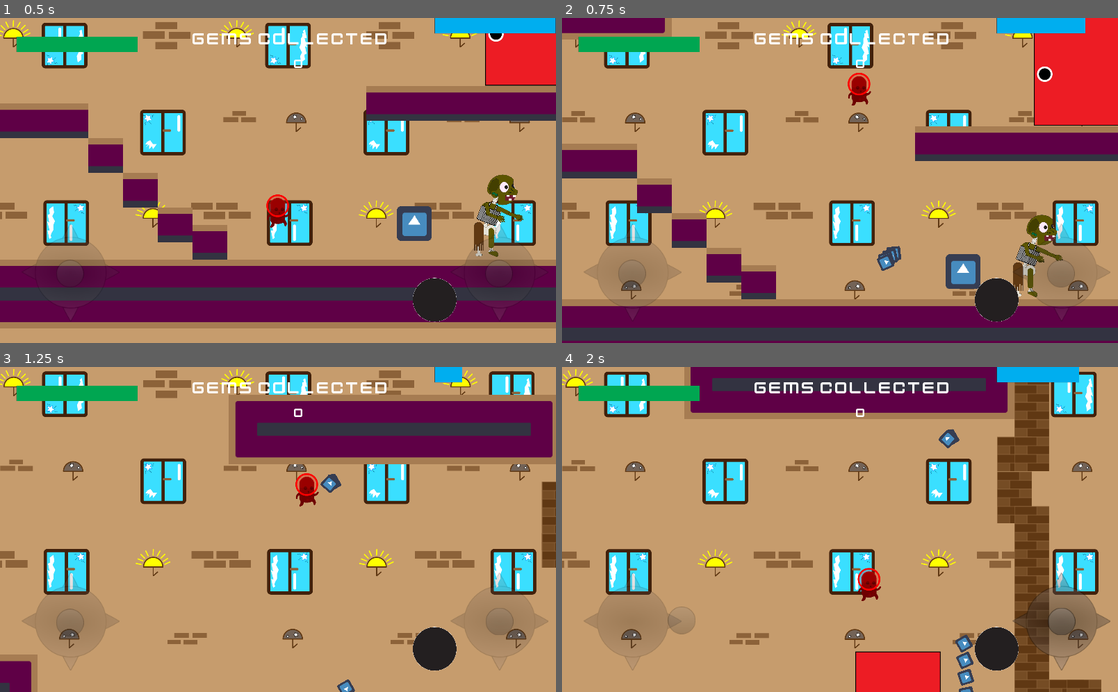
Above: before the commit, frames 1-4 (two rows, left to right).
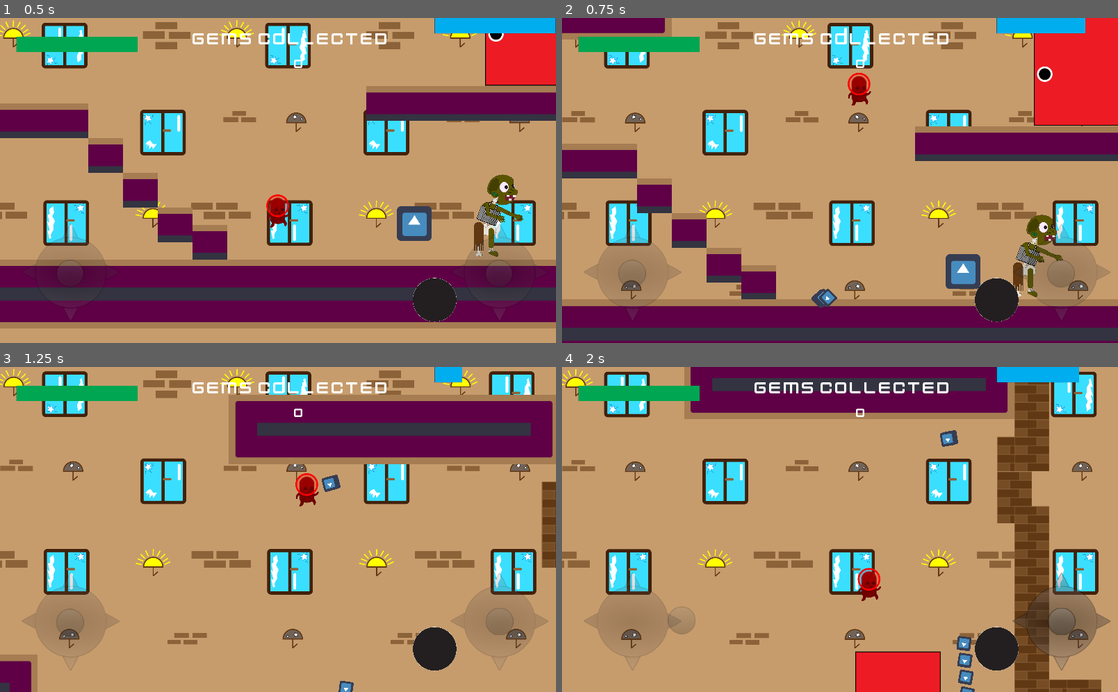
Above: after the commit, the same moments.

Repository: Tomisin127/Enigmatic-Games
Game: Godot game, scene res://scenes/level1.tscn
Same seed, same stepped clock (60 frames per second), same inputs: the game is played once before the commit and once after it. The engine's default icon, where the game draws it, is replaced by a stand-in: a white triangle on a blue panel in a dark square.
Inputs (mouse positions are in pixels of both pictures, inside the frame that each line leads up to):
- Up to frame 1 (0.5 s): no input
- Up to frame 2 (0.75 s): tap Enter (ui_accept) at 0.5 s; move the mouse to (962, 164) at 0.52 s; hold Right (ui_right) from 0.53 s (still down); hold Home (ui_home) from 0.53 s (still down); click (962, 164) at 0.67 s
- Up to frame 3 (1.25 s): keep holding Right (ui_right); keep holding Home (ui_home); tap Enter (ui_accept) at 0.77, 0.8, 1.07 s
- Up to frame 4 (2 s): release Right (ui_right) at 1.25 s; release Home (ui_home) at 1.25 s; drag from (728, 545) to (906, 688) at 1.27 s

Frame 1 is identical in both runs. In frame 2, 0.4% of the frame differs, in the area x 44-61%, y 70-90%; in frame 3, 0.1%; in frame 4, 0.3%.

Commit message:
shoot analog updates
player bullet now looks at the shoot analog drag direction to travel

Diff:
--- a/heights_of_glory/heights_of_glory/scenes/level1.tscn
+++ b/heights_of_glory/heights_of_glory/scenes/level1.tscn
@@ -40,7 +40,6 @@
 script = ExtResource( 1 )
 
 [node name="ParallaxBackground" type="ParallaxBackground" parent="."]
-editor/display_folded = true
 scroll_ignore_camera_zoom = true
 
 [node name="ParallaxLayer" type="ParallaxLayer" parent="ParallaxBackground"]
--- a/heights_of_glory/heights_of_glory/scripts/enemy.gd
+++ b/heights_of_glory/heights_of_glory/scripts/enemy.gd
@@ -125,7 +125,7 @@
 	shoot()
 	#pass # Replace with function body.
 
-
+#enemy is damaged by the player bullet
 func enemy_take_damage(hit:int):
 	if is_alive():
 		enemy_health -= hit
@@ -173,6 +173,7 @@
 	if not is_alive():
 		disintegrate()
 	pass
+
 
 func enemy_jump_over_boxes(box_collision):
 	if box_collide==true:
--- a/heights_of_glory/heights_of_glory/scripts/global.gd
+++ b/heights_of_glory/heights_of_glory/scripts/global.gd
@@ -12,6 +12,8 @@
 #player skills
 var magnum_skills:int = 0
 
-var enemy_damage_to_player: int =200
+var enemy_damage_to_player: int =100
 
 var player_damage_to_enemy:int =70
+
+var shoot_position
--- a/heights_of_glory/heights_of_glory/scripts/hud.gd
+++ b/heights_of_glory/heights_of_glory/scripts/hud.gd
@@ -8,4 +8,4 @@
 func health_change(health: int):
 	$CanvasLayer/Control/player_health/health_tween.interpolate_property($CanvasLayer/Control/player_health,"value",$CanvasLayer/Control/player_health.value,health,3,Tween.TRANS_LINEAR,Tween.EASE_IN)
 	$CanvasLayer/Control/player_health/health_tween.start()
-	print("change in health",health)
+	#print("change in health",health)
--- a/heights_of_glory/heights_of_glory/scripts/level1.gd
+++ b/heights_of_glory/heights_of_glory/scripts/level1.gd
@@ -13,7 +13,7 @@
 
 
 func _ready():
-	#connect the signal that will flip the sprite when the analogy is moved
+
 
 	_on_gem_spawn_time_timeout()
 
--- a/heights_of_glory/heights_of_glory/scripts/player.gd
+++ b/heights_of_glory/heights_of_glory/scripts/player.gd
@@ -8,8 +8,7 @@
 var screensize
 export var speed = 400
 
-#getting the player_bullet_class
-var t = player_bullet_class.new()
+
 
 var wait_timer= 0
 
@@ -78,6 +77,7 @@
 	connect("sg_player_dead",get_parent(),"revive_player")
 	connect("sg_health_change",get_parent().get_node("hud"),"health_change")
 
+	#set the health to 5000 at the beginning of the game
 	emit_signal("sg_health_change",player_health)
 
 
@@ -132,6 +132,9 @@
 		elif joystick_direction.x  == -1:
 			acceleration.x -= ACCEL
 			get_node("sprite").flip_h =1
+
+		#elif joystick_direction.y ==-1:
+			#acceleration.y =JUMP_HEIGHT
 
 
 
@@ -286,16 +289,17 @@
 		var b= player_bullet.instance()
 		player_bullet_container.add_child(b)
 
-		if $sprite.flip_h==false:
-			b.start(rotation,get_node("bullet_spawn_pos").global_position)
-		elif $sprite.flip_h==true:
-			b.start(rotation,get_node("bullet_spawn_pos").global_position)
-			t.velocity=Vector2(t.speed,0).rotated(t.rotation -PI)
+		#the shoot analog angle and point the bullet to that angle
+		b.start(global.shoot_position.angle(),get_node("bullet_spawn_pos").global_position)
 
 	#if shoot is false, return keyword means, it shouldnt do anything(no shooting)
 	elif shoot_activate==false:
 		print("disable shooting")
 		return
+
+
+
+
 #magmum skill is the super ability of the player
 func is_able_to_use_magmum_skills() -> bool:
 	"""
@@ -303,19 +307,26 @@
 	"""
 	return global.magnum_skills == 500
 
+
+
+
+
+
 #this is the function that takes
 func take_damage(hit:int):
-
+	player_health-=50
 	#Lazy
 	#clamp set a limit for the value
-	player_health = clamp((player_health - hit),0,5000)
+	#player_health = clamp((player_health - hit),0,100)
 	emit_signal("sg_health_change",player_health)
 
 	#stagger animation can go here too
 
 	print(player_health)
-
-	pass
+	pass
+
+
+
 
 
 #dead or alive function called in the processs function
@@ -395,51 +406,6 @@
 
 	pass
 
-
-#	#no explanation yet
-# i am turning this to a comment for now
-#func move(delta):
-#
-#	var velocity = Vector2()
-#	var nextPosition = position
-#
-#	if joystickVector and joystickVector.length() != 0:
-#		velocity += joystickVector
-#	if velocity.length() > 0:
-#		velocity = velocity * speed
-#
-#	nextPosition += velocity * delta
-#	nextPosition.x = clamp(nextPosition.x, -16, screensize.x+300)
-#	nextPosition.y = clamp(nextPosition.y, -16, screensize.y+300)
-#
-#	position = nextPosition
-#
-#
-#func _on_JoystickMove(vector):
-#	joystickVector = vector
-#
-#
-##this function are emitted when the analog is flipped
-#func flip_sprite_left():
-#	print("function is emitted")
-#	$sprite.flip_h=1
-#	pass
-#func flip_sprite_right():
-#	$sprite.flip_h=0
-#	pass
-
-#	if joystickVector and joystickVector.length() != 0:
-#		velocity += joystickVector
-#	if velocity.length() > 0:
-#		velocity = velocity * speed
-#
-#	nextPosition += velocity * delta
-#	nextPosition.x = clamp(nextPosition.x, -16, screensize.x+300)
-#	nextPosition.y = clamp(nextPosition.y, -16, screensize.y+300)
-#
-#	position = nextPosition
-#
-
 func _on_JoystickMove(vector):
 	joystickVector = vector
 
--- a/heights_of_glory/heights_of_glory/scripts/player_bullet.gd
+++ b/heights_of_glory/heights_of_glory/scripts/player_bullet.gd
@@ -17,8 +17,10 @@
 	velocity = Vector2(speed,0).rotated(dir + 2*PI)
 
 func _process(delta):
-
-	#look_at(Vector2())
+	#player bullet looks at shoot position
+	self.look_at(global.shoot_position)
+	#get_parent().get_node(".").get_parent().get_parent().get_node("Node/Sprite").position =get_parent().get_parent().get_parent().get_node(".").get_node("hud/CanvasLayer/Control/shoot_joystick").position
+	#get_parent().get_node(".").get_parent().get_parent().get_node("Node/Sprite").position  = global.shoot_position
 
 	randomize()
 	rotation = (rotation +PI *2 *delta)
--- a/heights_of_glory/heights_of_glory/scripts/shoot_joystick.gd
+++ b/heights_of_glory/heights_of_glory/scripts/shoot_joystick.gd
@@ -1,5 +1,4 @@
 extends Node2D
-
 
 signal dir_changed
 # Declare member variables here. Examples:
@@ -14,15 +13,20 @@
 
 
 
-
 # Called when the node enters the scene tree for the first time.
 func _ready():
+
 	self.modulate = Color(1,1,1,0.3)
 	halfBigCircle_x = $BigCircle.texture.get_size().x/2
 	set_process(true)
 
 
 
+func _process(delta):
+	#pass the shoot position in the function to the global script
+	check_small_circle_pos()
+
+	pass
 
 func _input(event):
 	if active:
@@ -40,6 +44,8 @@
 				self.position = event.position
 				pressed = true
 				$Timer.stop()
+
+
 			if  not event.is_pressed() && control_limits(event,"small_circle"):
 				pressed = false
 				$Timer.start()
@@ -62,8 +68,6 @@
 				$SmallCircle.set_position(toBeSmallPos.normalized() * halfBigCircle_x)
 			else:
 				$SmallCircle.set_position(toBeSmallPos)
-
-
 
 			emit_signal("dir_changed",check_small_circle_pos())
 
@@ -90,6 +94,7 @@
 	var small_pos = $SmallCircle.global_position
 	var big_pos = $BigCircle.global_position
 	var smallPos_bigPos = small_pos - big_pos
+
 	var control : Vector2 = Vector2(0,0)
 
 	if smallPos_bigPos.x > 30:
@@ -109,6 +114,10 @@
 
 #	if smallPos_bigPos.y <30 and small_pos.y > -30:
 #		control.y = 0
+	#passs shoot position to the global script
+	global.shoot_position = smallPos_bigPos
+
+	#print(smallPos_bigPos)
 
 
 
@@ -146,6 +155,5 @@
 
 func manage_events(event):
 
-
 	if event is InputEventScreenTouch and control_limits(event,"small_circle"):
 		pass
